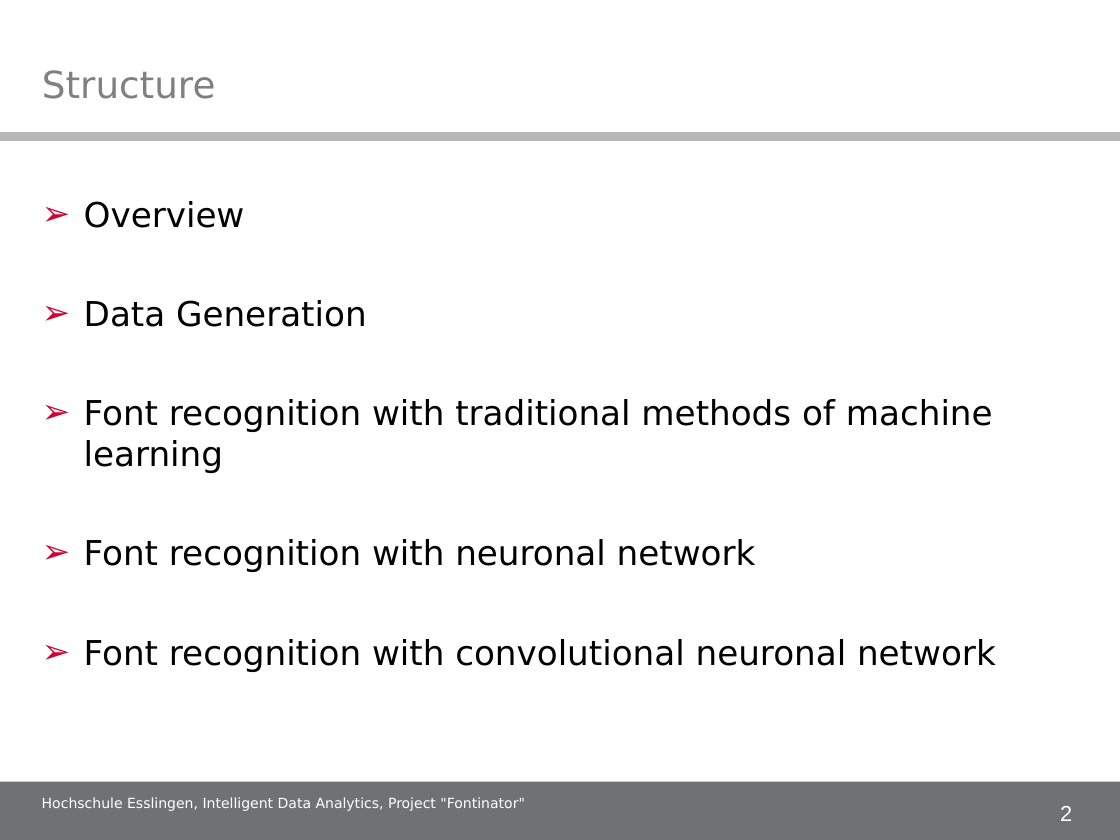
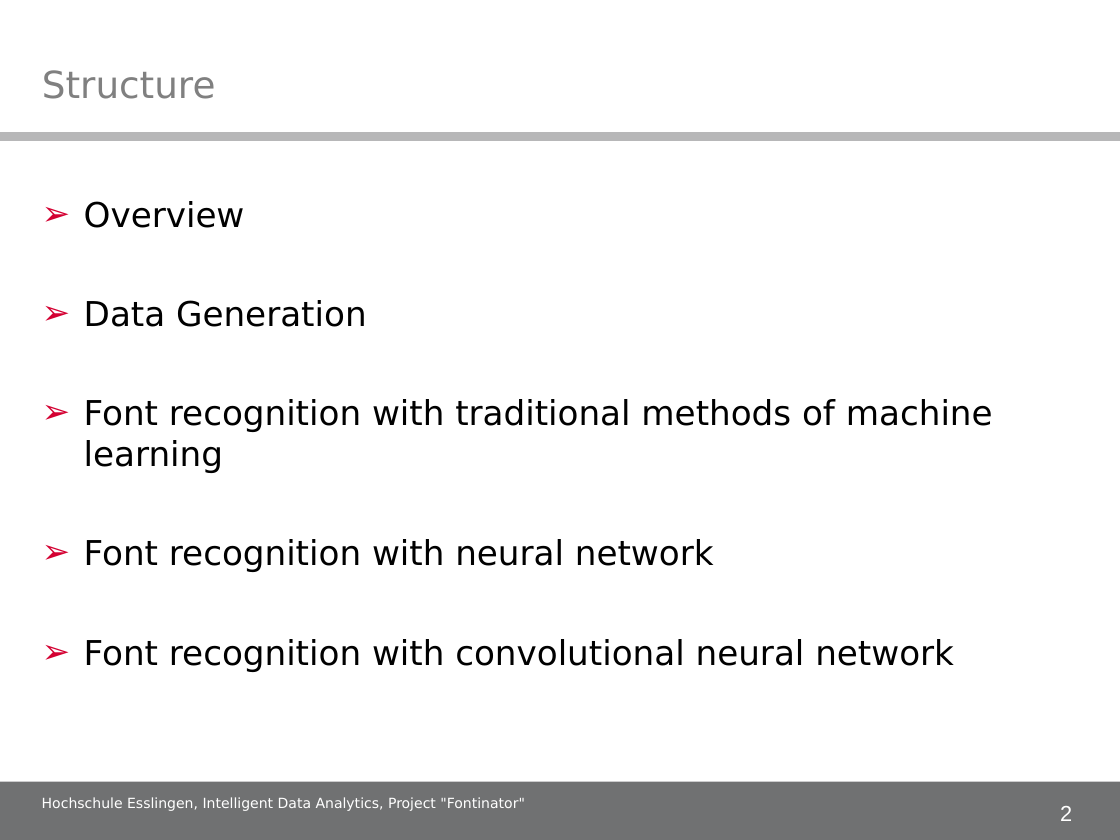
Before and after one commit to alex-ta/Fontinator, a slide deck: slide 2 of Documents/IDA_project_presentation.ppt. Drawn at 1120x840 pixels with LibreOffice and Linux fonts; fonts in the diff are those of the drawing; background and template pictures are left out. Boxes give left, top, right and bottom in pixels: in the first picture for what was removed or moved away, otherwise in the second. Text is boxed around its words. In the diff, an @@ line names an element or a change of style, - is before the commit and + after.

```diff
--- a/Documents/IDA_project_presentation.ppt
+++ b/Documents/IDA_project_presentation.ppt
@@ text at [84,539,954,672]: text changed @@
-➢ Font recognition with neuronal network
-➢ Font recognition with convolutional neuronal network
+➢ Font recognition with neural network
+➢ Font recognition with convolutional neural network
```
Also in this commit, not shown: 18 other slides changed, 15 slides removed.
